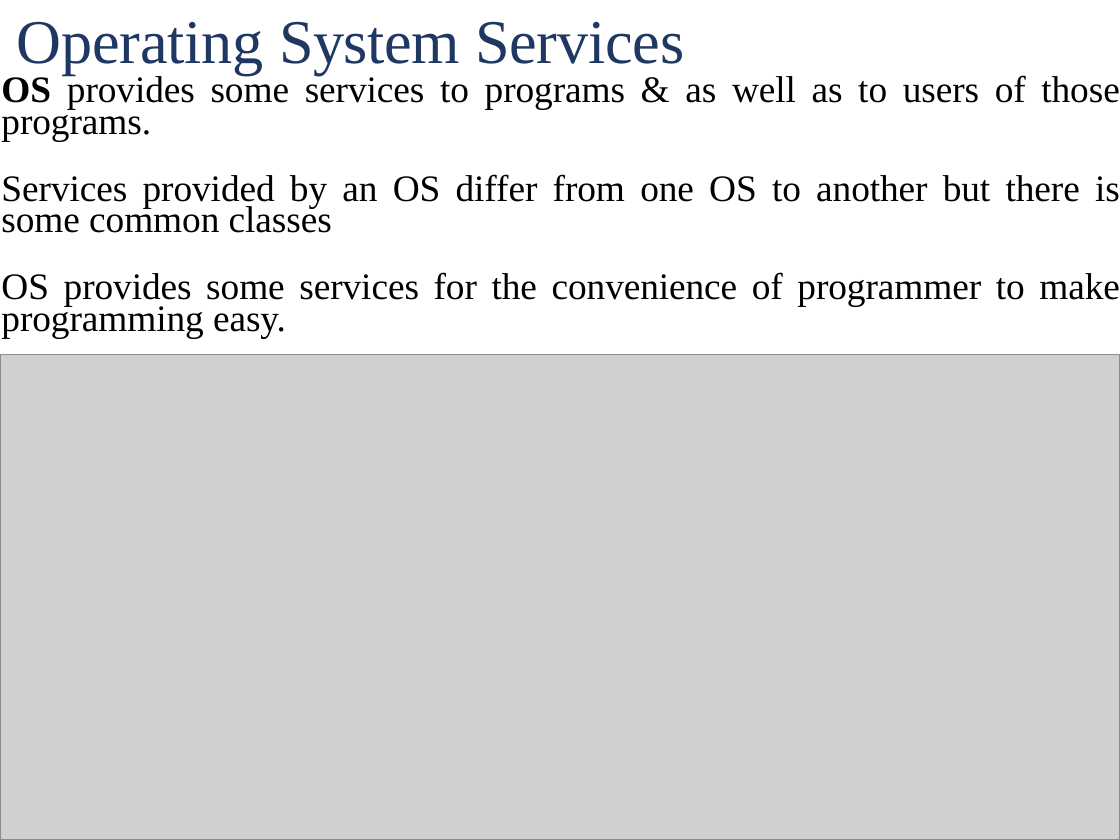
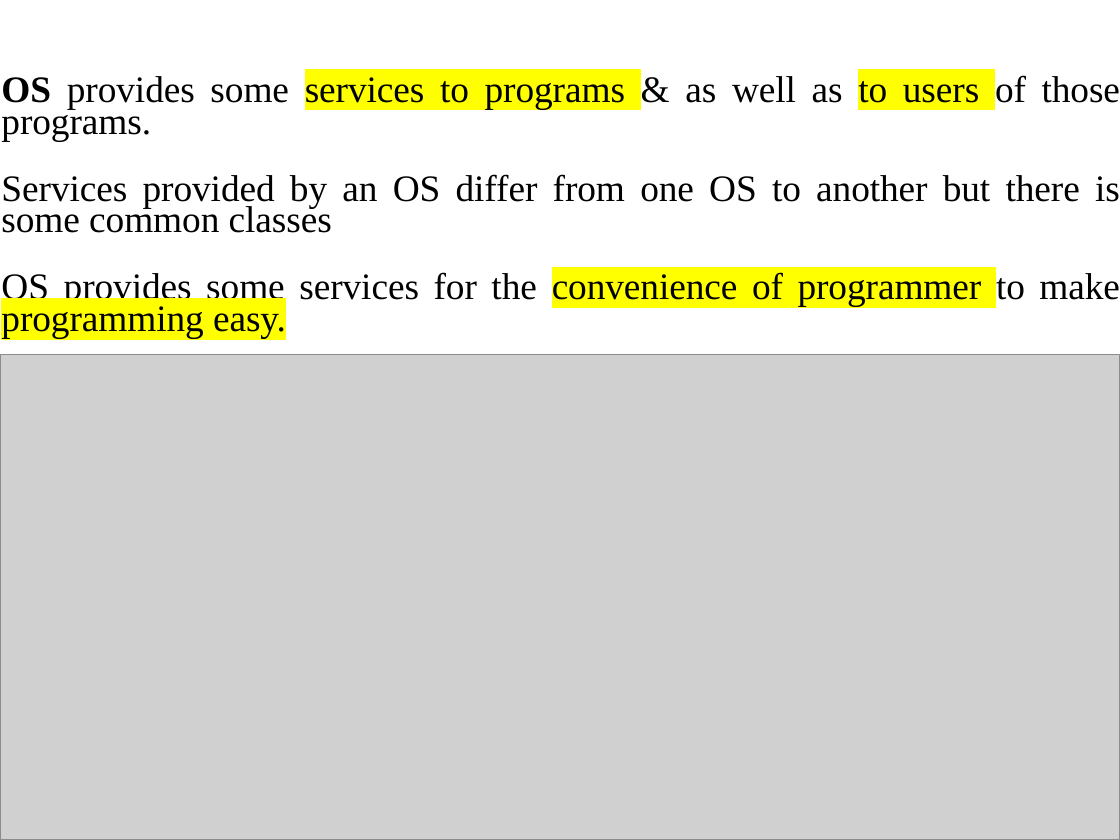
Before and after one commit to arjundontflex/notes.github.io, a slide deck: slide 15 of OS/OS_Module1_2023.pptx (slide 13 before the commit). Drawn at 1120x840 pixels with LibreOffice and Linux fonts; fonts in the diff are those of the drawing; grey boxes stand for pictures; background and template pictures are left out. Boxes give left, top, right and bottom in pixels: in the first picture for what was removed or moved away, otherwise in the second. Text is boxed around its words. In the diff, an @@ line names an element or a change of style, - is before the commit and + after.

```diff
--- a/OS/OS_Module1_2023.pptx
+++ b/OS/OS_Module1_2023.pptx
@@ title removed at [17,22,684,75] @@
-Operating System Services
@@ text at [1,75,1120,338]: highlight none to #FFFF00 in "services to programs to users", "convenience of programmer programming easy." @@
```
Also in this commit, not shown: 10 other slides changed, 6 slides added, 5 other files.
